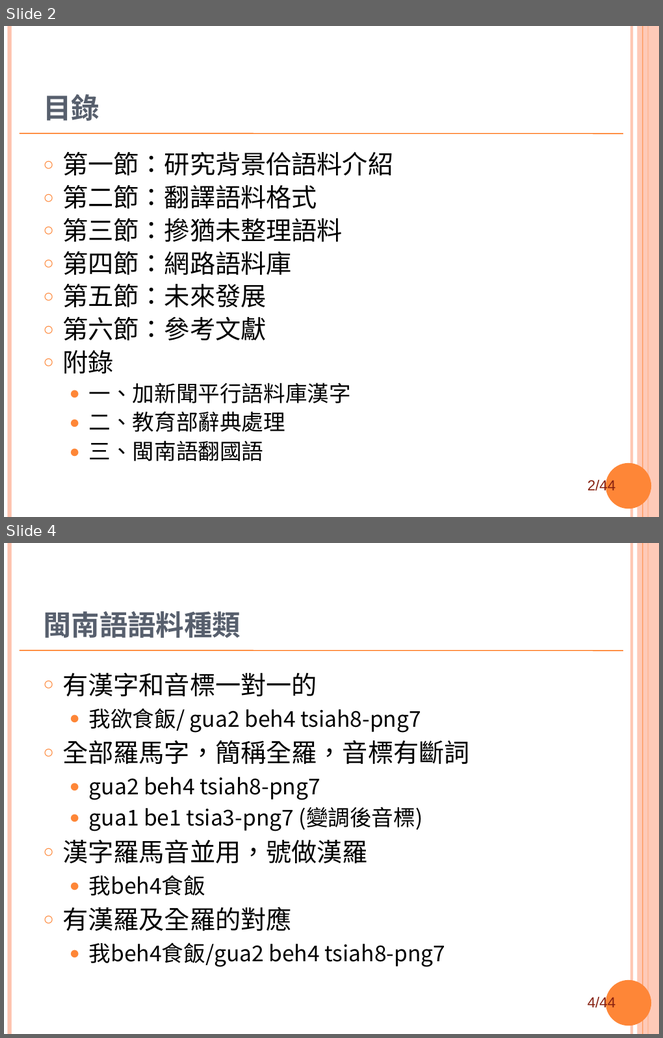
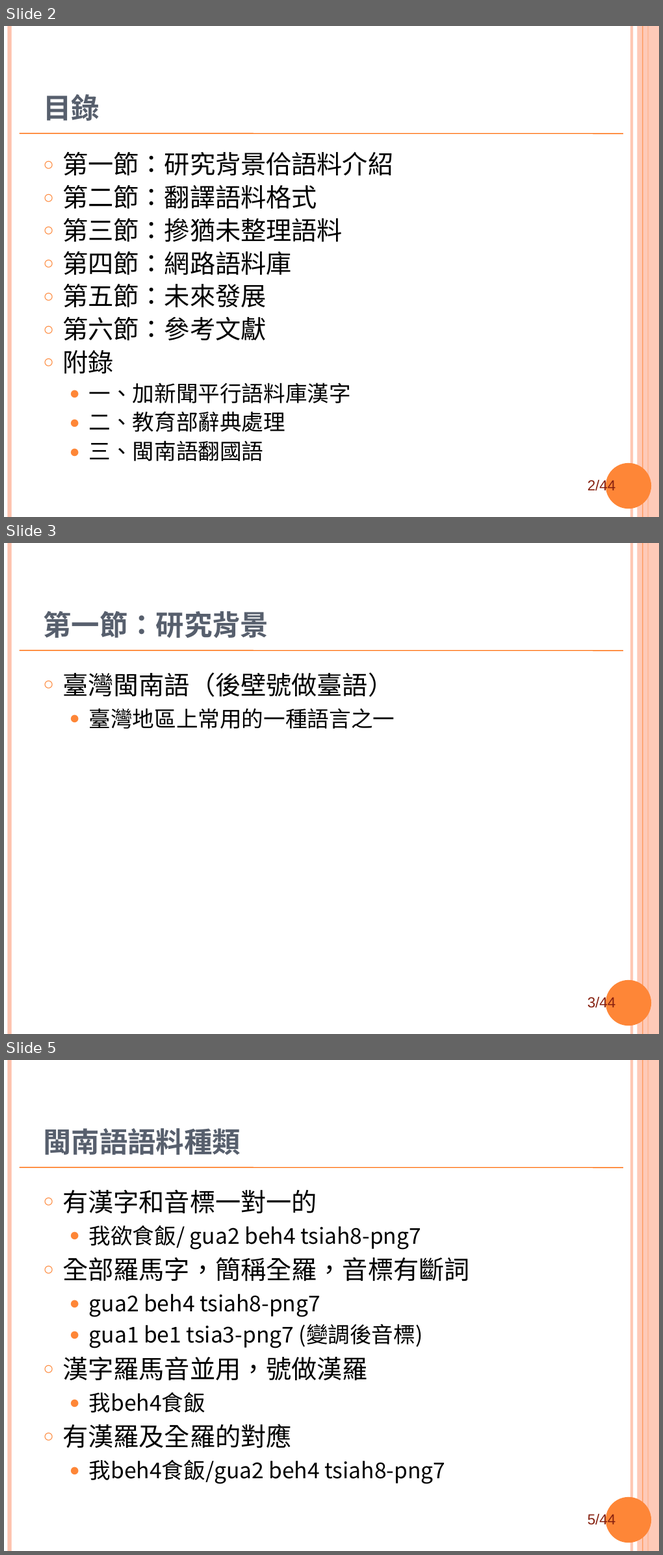
Before and after one commit to sih4sing5hong5/po3-ko3_tau5-iann2-phinn3, a slide deck: 翻譯報告.ppt. Shown one above the other, each under a label of ours: slides 2 and 4 before the commit, slides 2, 3 and 5 after it; the slides between them are not shown. The pictures are 663x1038 and 663x1555 pixels, drawn with LibreOffice and Linux fonts; fonts in the diff are those of the drawing; background and template pictures are left out. Boxes give left, top, right and bottom in pixels: in the first picture for what was removed or moved away, otherwise in the second. Text is boxed around its words. In the diff, an @@ line names an element or a change of style, - is before the commit and + after.

Commit message:
上尾語言判斷寫較齊 丞宏

```diff
--- a/翻譯報告.ppt
+++ b/翻譯報告.ppt
@@ slide 3 added at (4, 543, 659, 1034), background #FFFFFF; not listed: 8 template elements that a slide beside it also shows @@
@@ title added at (43, 611, 269, 638), 31 pt, text #575F6D, bold @@
+第一節：研究背景
@@ text added at (62, 672, 395, 729), 24 pt, text #000000 @@
+○ 臺灣閩南語（後壁號做臺語）
+  ● 臺灣地區上常用的一種語言之一
@@ what was slide 4 is now slide 5 @@
@@ page number at (588, 1513, 616, 1528): text changed @@
-4/44
+5/44
```
Also in this commit, not shown: 3 slides changed, 3 other slides added, 3 slides removed.
